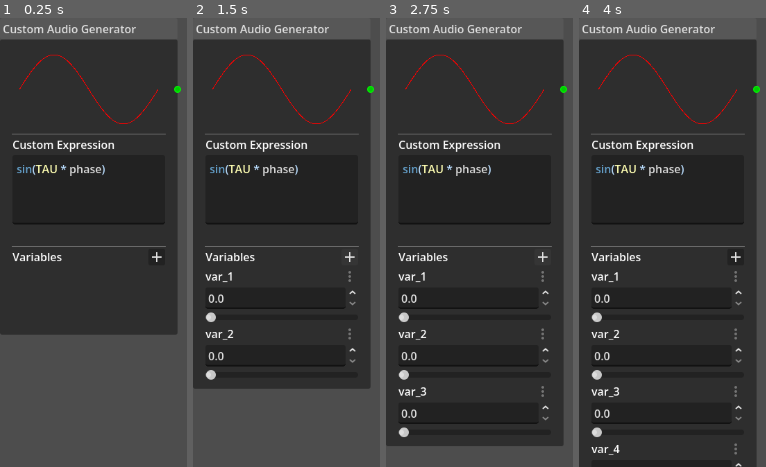
Above: before the commit, frames 1-4 (left to right).
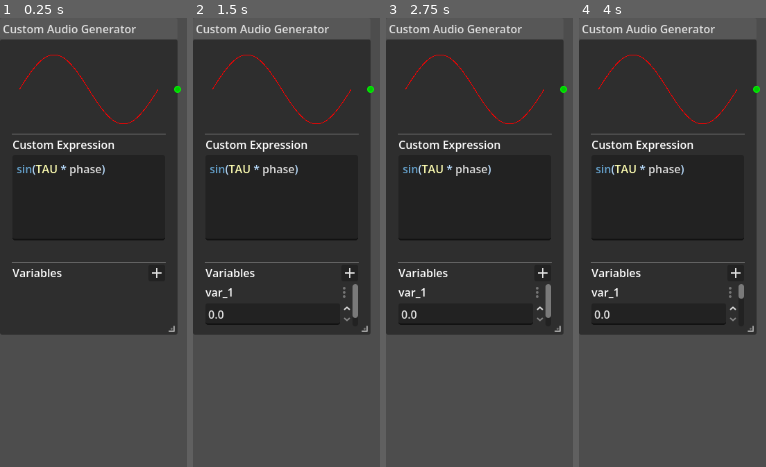
Above: after the commit, the same moments.

Repository: bassj/audio-graph
Game: Godot game, scene res://audio_graph/graph_edit_nodes/custom_audio_generator.tscn
Two runs of this game, one before a commit and one after it. Both use one fixed random seed, a clock stepped at 60 frames per second and the inputs below. This scene is started directly instead of the project's main scene.
Inputs (mouse positions are in pixels of both pictures, inside the frame that each line leads up to; where the layout moved, square brackets give the same spot in the first picture):
- Up to frame 1 (0.25 s): no input
- Up to frame 2 (1.5 s): click (350, 273) [350, 255] at 0.5 s; click (350, 255) at 1.27 s
- Up to frame 3 (2.75 s): click (543, 255) at 2.02 s
- Up to frame 4 (4 s): tap Enter at 2.75 s; move the mouse to (outside the picture) at 2.77 s; tap Space at 3.5 s; move the mouse to (outside the picture) at 3.52 s

The runs differ from the first frame. In frame 1, 1.2% of the frame differs, in the area x 6-94%, y 8-70%; in frame 2, 13%; in frame 3, 25%; in frame 4, 30%, in the area x 0-95%, y 8-100%.

Commit message:
Made custom generator resizable

Diff:
--- a/audio_graph/audio_graph_nodes/custom_generator.gd
+++ b/audio_graph/audio_graph_nodes/custom_generator.gd
@@ -38,6 +38,10 @@
 	if value == null:
 		return 0.0
 
+	if not value is float:
+		execution_error.emit("Expression did not return a numeric value.")
+		return 0.0
+
 	return value
 
 class ExpressionContext:
--- a/audio_graph/graph_edit_nodes/custom_audio_generator.gd
+++ b/audio_graph/graph_edit_nodes/custom_audio_generator.gd
@@ -29,6 +29,7 @@
 
 func save_editor_metadata() -> void:
 	generator.set_meta("graph_edit_position", position_offset)
+	generator.set_meta("graph_edit_size", size)
 
 	var param_meta = {}
 	for c in variable_container.get_children():
@@ -45,8 +46,14 @@
 
 func apply_editor_metadata() -> void:
 	var pos = generator.get_meta("graph_edit_position", null)
+	var _size = generator.get_meta("graph_edit_size", null)
+
 	if pos != null:
 		position_offset = pos
+
+	if _size != null:
+		set_size(_size)
+
 	_update_ui()
 
 func set_audio_node(p_node: AudioGraphNode) -> void:
--- a/audio_graph/graph_edit_nodes/custom_audio_generator.tscn
+++ b/audio_graph/graph_edit_nodes/custom_audio_generator.tscn
@@ -1,7 +1,7 @@
 [gd_scene load_steps=5 format=3 uid="uid://bcnwiqgsnbjbq"]
 
 [ext_resource type="Script" uid="uid://bccsc3uy014xo" path="res://audio_graph/graph_edit_nodes/custom_audio_generator.gd" id="1_wpy7s"]
-[ext_resource type="Script" uid="uid://d0oca172jemxl" path="res://audio_graph/function_plotter.gd" id="2_8a5il"]
+[ext_resource type="Script" uid="uid://d0oca172jemxl" path="res://ui/function_plotter.gd" id="2_8a5il"]
 [ext_resource type="Texture2D" uid="uid://dxom1r6qrxmub" path="res://ui/icons/Add.svg" id="3_8a5il"]
 
 [sub_resource type="CodeHighlighter" id="CodeHighlighter_wpy7s"]
@@ -1457,6 +1457,7 @@
 [node name="CustomAudioGenerator" type="GraphNode" unique_id=160946828 node_paths=PackedStringArray("preview", "expression_code_edit", "expression_error_label", "variable_add_button", "variable_container")]
 offset_right = 256.0
 offset_bottom = 457.0
+resizable = true
 title = "Custom Audio Generator"
 slot/0/left_enabled = false
 slot/0/left_type = 0
@@ -1504,29 +1505,23 @@
 slot/4/right_icon = null
 slot/4/draw_stylebox = true
 script = ExtResource("1_wpy7s")
-preview = NodePath("AudioFunctionOut/Control/FunctionPlotter")
+preview = NodePath("AudioFunctionOut/FunctionPlotter")
 expression_code_edit = NodePath("ExpressionVBox/ExpressionCodeEdit")
 expression_error_label = NodePath("ExpressionVBox/ExpressionError")
 variable_add_button = NodePath("VariablesVBox/HBoxContainer/Button")
-variable_container = NodePath("VariablesVBox/VariableContainer")
+variable_container = NodePath("VariablesVBox/ScrollContainer/VariableContainer")
 
 [node name="AudioFunctionOut" type="MarginContainer" parent="." unique_id=580375305]
+clip_contents = true
 layout_mode = 2
 theme_override_constants/margin_left = 10
 theme_override_constants/margin_top = 10
 theme_override_constants/margin_right = 10
 theme_override_constants/margin_bottom = 10
 
-[node name="Control" type="Control" parent="AudioFunctionOut" unique_id=478384847]
-clip_contents = true
+[node name="FunctionPlotter" type="Control" parent="AudioFunctionOut" unique_id=2129095948]
 custom_minimum_size = Vector2(0, 100)
 layout_mode = 2
-
-[node name="FunctionPlotter" type="Control" parent="AudioFunctionOut/Control" unique_id=2129095948]
-custom_minimum_size = Vector2(0, 100)
-anchors_preset = 0
-offset_right = 200.0
-offset_bottom = 100.0
 script = ExtResource("2_8a5il")
 metadata/_custom_type_script = "uid://d0oca172jemxl"
 
@@ -1535,6 +1530,8 @@
 
 [node name="ExpressionVBox" type="VBoxContainer" parent="." unique_id=1383004636]
 layout_mode = 2
+size_flags_vertical = 3
+size_flags_stretch_ratio = 2.0
 
 [node name="Label" type="Label" parent="ExpressionVBox" unique_id=641416528]
 layout_mode = 2
@@ -1543,6 +1540,7 @@
 [node name="ExpressionCodeEdit" type="CodeEdit" parent="ExpressionVBox" unique_id=1947504305]
 custom_minimum_size = Vector2(0, 100)
 layout_mode = 2
+size_flags_vertical = 3
 text = "sin(TAU * phase)"
 placeholder_text = "Expression"
 syntax_highlighter = SubResource("CodeHighlighter_wpy7s")
@@ -1558,6 +1556,7 @@
 
 [node name="VariablesVBox" type="VBoxContainer" parent="." unique_id=944317927]
 layout_mode = 2
+size_flags_vertical = 3
 
 [node name="HBoxContainer" type="HBoxContainer" parent="VariablesVBox" unique_id=589799236]
 layout_mode = 2
@@ -1569,7 +1568,13 @@
 [node name="Button" type="Button" parent="VariablesVBox/HBoxContainer" unique_id=1396638108]
 layout_mode = 2
 size_flags_horizontal = 10
+size_flags_vertical = 4
 icon = ExtResource("3_8a5il")
 
-[node name="VariableContainer" type="VBoxContainer" parent="VariablesVBox" unique_id=172804188]
+[node name="ScrollContainer" type="ScrollContainer" parent="VariablesVBox" unique_id=630277626]
 layout_mode = 2
+size_flags_vertical = 3
+
+[node name="VariableContainer" type="VBoxContainer" parent="VariablesVBox/ScrollContainer" unique_id=172804188]
+layout_mode = 2
+size_flags_horizontal = 3
--- a/audio_graph/graph_edit_nodes/simple_audio_generator.tscn
+++ b/audio_graph/graph_edit_nodes/simple_audio_generator.tscn
@@ -1,7 +1,7 @@
 [gd_scene load_steps=4 format=3 uid="uid://m8oprnrkwfr2"]
 
 [ext_resource type="Script" uid="uid://bcf78bedm18b6" path="res://audio_graph/graph_edit_nodes/simple_audio_generator.gd" id="1_7llxx"]
-[ext_resource type="Script" uid="uid://d0oca172jemxl" path="res://audio_graph/function_plotter.gd" id="2_wgjvp"]
+[ext_resource type="Script" uid="uid://d0oca172jemxl" path="res://ui/function_plotter.gd" id="2_wgjvp"]
 [ext_resource type="PackedScene" uid="uid://brpmpv3qjd622" path="res://ui/numeric_value_in.tscn" id="3_wgjvp"]
 
 [node name="SimpleAudioGenerator" type="GraphNode" unique_id=126677424]
--- /dev/null
+++ b/engine.tres
@@ -0,0 +1,103 @@
+[gd_resource type="Resource" script_class="AudioGraph" load_steps=11 format=3]
+
+[ext_resource type="Script" path="res://audio_graph/audio_graph_nodes/custom_generator.gd" id="1_e4xtt"]
+[ext_resource type="Script" path="res://audio_graph/audio_graph_nodes/mixer.gd" id="1_mtnbl"]
+[ext_resource type="Script" path="res://audio_graph/audio_graph.gd" id="2_e4xtt"]
+
+[sub_resource type="Resource" id="Resource_i83rb"]
+script = ExtResource("1_e4xtt")
+expression = "cos(2.0 * TAU * phase)"
+metadata/graph_edit_position = Vector2(-900, -440)
+metadata/graph_edit_size = Vector2(260, 380)
+metadata/graph_edit_param_meta = {}
+
+[sub_resource type="Resource" id="Resource_e4xtt"]
+script = ExtResource("1_e4xtt")
+expression = "piecewise(
+	sin(TAU * (phase * t + 0.5)),
+	0,
+	t
+)"
+parameters = Dictionary[String, Variant]({
+"t": 0.0833
+})
+metadata/graph_edit_position = Vector2(-1400, -400)
+metadata/graph_edit_size = Vector2(420, 620)
+metadata/graph_edit_param_meta = {
+"t": {
+"max_value": 1.0,
+"min_value": 0.0,
+"step": 0.0001,
+"units": ""
+}
+}
+
+[sub_resource type="Resource" id="Resource_ibkav"]
+script = ExtResource("1_mtnbl")
+inputs = Dictionary[int, Dictionary]({
+0: {
+"node": SubResource("Resource_i83rb"),
+"output_index": 0
+},
+1: {
+"node": SubResource("Resource_e4xtt"),
+"output_index": 0
+}
+})
+metadata/graph_edit_position = Vector2(-420, -40)
+
+[sub_resource type="Resource" id="Resource_nhsk2"]
+script = ExtResource("1_e4xtt")
+expression = "piecewise(
+	sin(TAU * 2.0 * phase),
+	0.0,
+	0.25
+)"
+metadata/graph_edit_position = Vector2(-1300, 280)
+metadata/graph_edit_size = Vector2(256, 457)
+metadata/graph_edit_param_meta = {}
+
+[sub_resource type="Resource" id="Resource_5xr8j"]
+script = ExtResource("1_e4xtt")
+expression = "piecewise(
+	-sin(TAU * 2.0 * phase),
+	0.75,
+	1.0
+)"
+metadata/graph_edit_position = Vector2(-880, 40)
+metadata/graph_edit_size = Vector2(256, 457.00006)
+metadata/graph_edit_param_meta = {}
+
+[sub_resource type="Resource" id="Resource_yb2xy"]
+script = ExtResource("1_mtnbl")
+inputs = Dictionary[int, Dictionary]({
+0: {
+"node": SubResource("Resource_5xr8j"),
+"output_index": 0
+},
+1: {
+"node": SubResource("Resource_nhsk2"),
+"output_index": 0
+}
+})
+metadata/graph_edit_position = Vector2(-420, 200)
+
+[sub_resource type="Resource" id="Resource_408w6"]
+script = ExtResource("1_mtnbl")
+inputs = Dictionary[int, Dictionary]({
+0: {
+"node": SubResource("Resource_ibkav"),
+"output_index": 0
+},
+1: {
+"node": SubResource("Resource_yb2xy"),
+"output_index": 0
+}
+})
+metadata/graph_edit_position = Vector2(-60, 60)
+
+[resource]
+script = ExtResource("2_e4xtt")
+graph_root = SubResource("Resource_408w6")
+metadata/_custom_type_script = "uid://cbodbked54srs"
+metadata/output_graph_edit_position = Vector2(597, 305)
--- a/project.godot
+++ b/project.godot
@@ -12,7 +12,7 @@
 
 config/name="AudioGraph"
 run/main_scene="uid://dn7avnhruiiq2"
-config/features=PackedStringArray("4.6", "Forward Plus")
+config/features=PackedStringArray("4.5", "Forward Plus")
 config/icon="res://icon.svg"
 
 [input]
--- a/audio_graph/FunctionPlotter.tscn
+++ b/ui/FunctionPlotter.tscn
@@ -1,6 +1,6 @@
 [gd_scene load_steps=2 format=3 uid="uid://c4s7dpyk5mljs"]
 
-[ext_resource type="Script" uid="uid://d0oca172jemxl" path="res://audio_graph/function_plotter.gd" id="1_ht3e8"]
+[ext_resource type="Script" uid="uid://d0oca172jemxl" path="res://ui/function_plotter.gd" id="1_ht3e8"]
 
 [node name="FunctionPlotter" type="Control"]
 layout_mode = 3
--- a/audio_graph/function_plotter.gd
+++ b/ui/function_plotter.gd
@@ -2,7 +2,9 @@
 class_name FunctionPlotter
 
 var function: Callable
-var steps: int = 100
+
+@export
+var steps: int = 200
 
 func _draw():
     if not function:
Renamed: audio_graph/function_plotter.gd.uid -> ui/function_plotter.gd.uid
